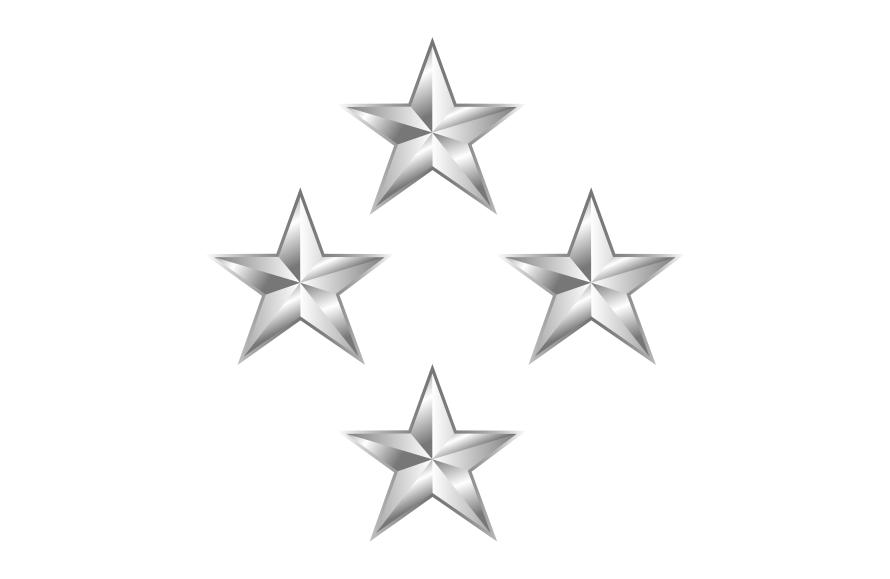
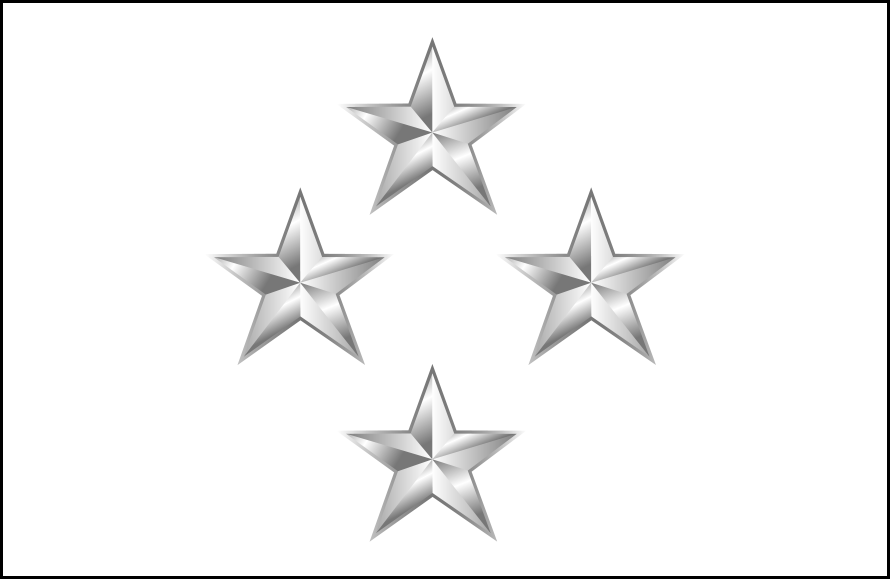
Two versions of the same layered image (890×579). Layer-by-layer changes:
added layer "Layer 9" over [0,0,890,579]
